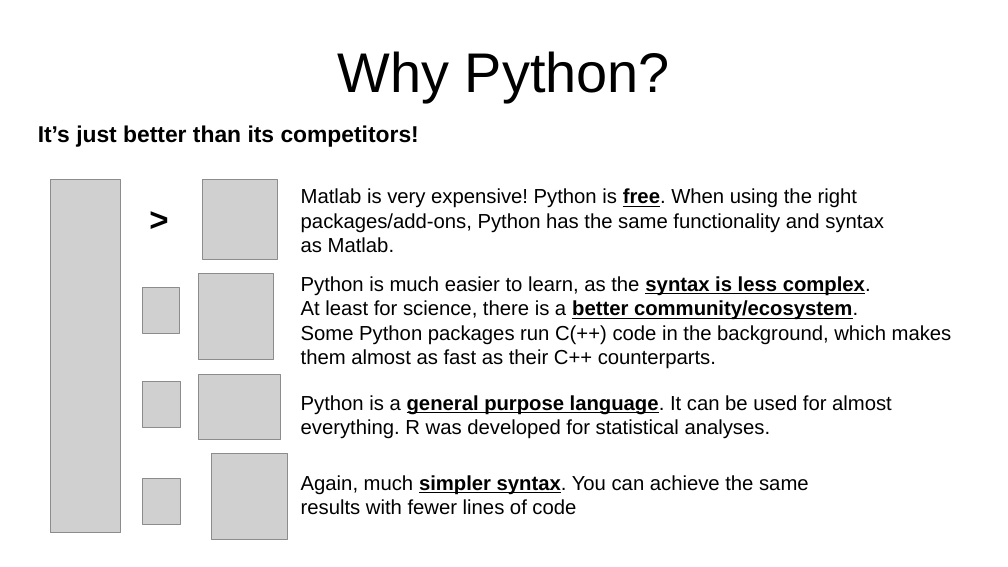
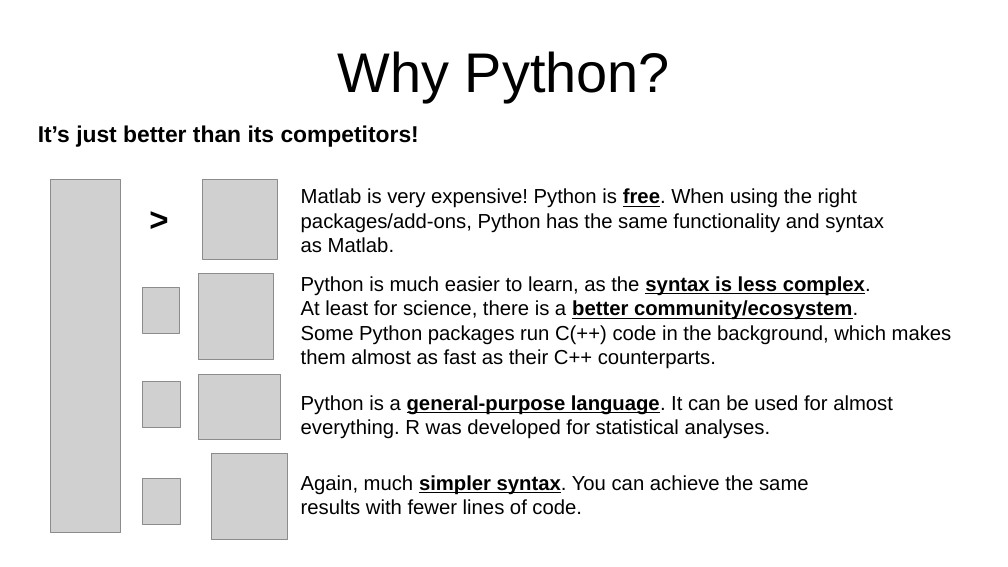
Before and after one commit to TimoFlesch/intro2python, a slide deck: slide 5 of slides/slides_2020.pptx. Drawn at 1008x567 pixels with LibreOffice and Linux fonts; fonts in the diff are those of the drawing; grey boxes stand for pictures. Boxes give left, top, right and bottom in pixels: in the first picture for what was removed or moved away, otherwise in the second. Text is boxed around its words. In the diff, an @@ line names an element or a change of style, - is before the commit and + after.

```diff
--- a/slides/slides_2020.pptx
+++ b/slides/slides_2020.pptx
@@ text at bbox=[301, 395, 893, 439]: text changed @@
-Python is a general purpose language. It can be used for almost everything. R was developed for statistical analyses.
+Python is a general-purpose language. It can be used for almost everything. R was developed for statistical analyses.
@@ text at bbox=[301, 475, 809, 515]: text changed @@
-Again, much simpler syntax. You can achieve the same results with fewer lines of code
+Again, much simpler syntax. You can achieve the same results with fewer lines of code.
```
Also in this commit, not shown: 4 other slides changed, 3 other files.
